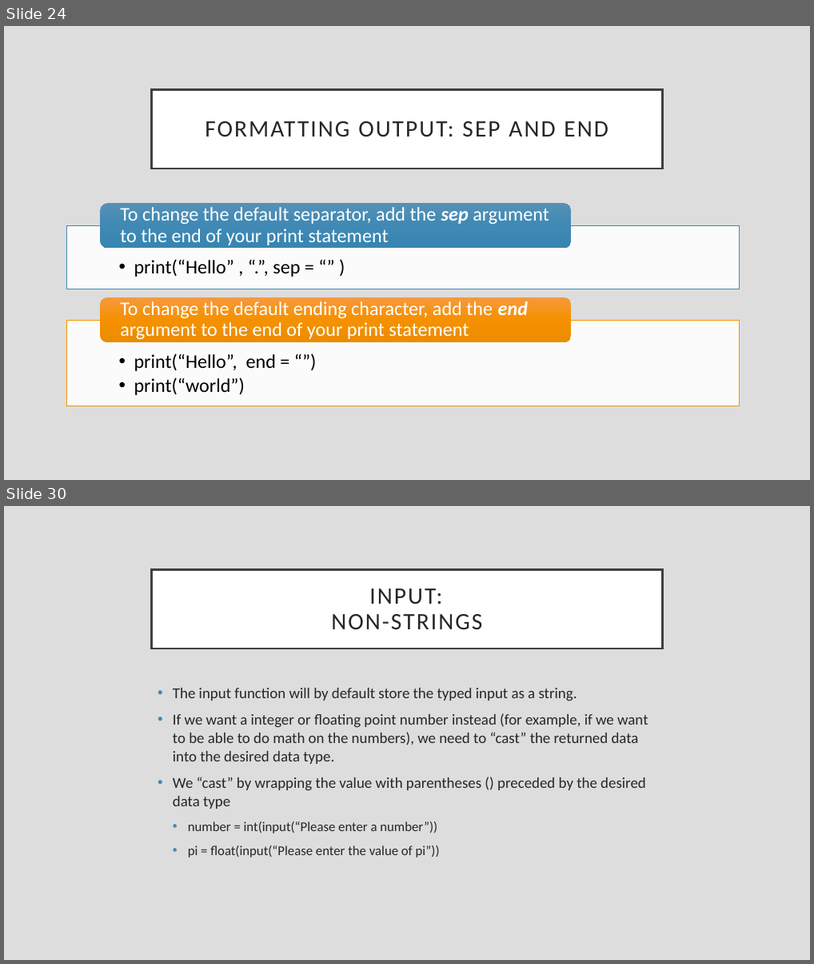
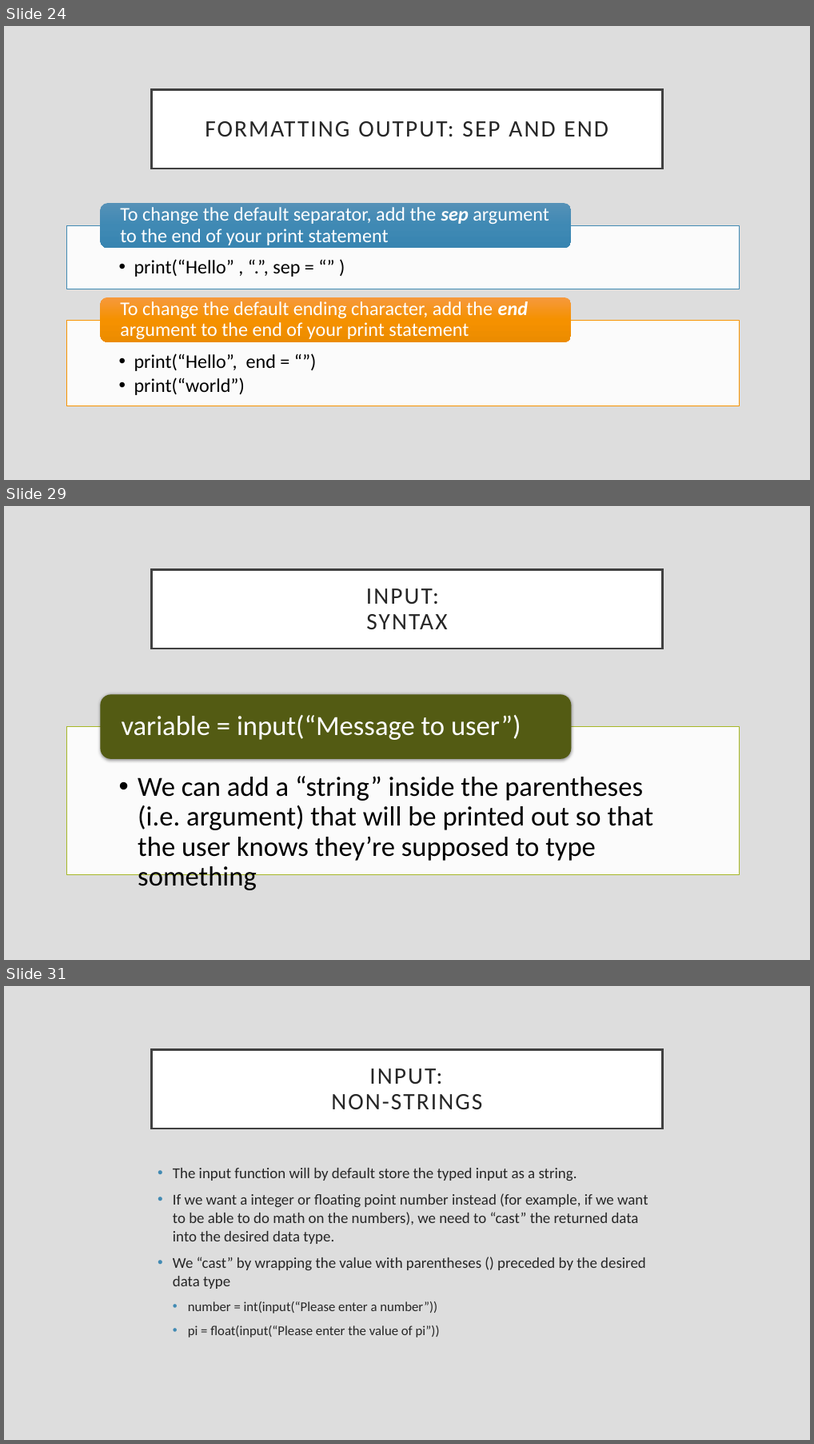
Before and after one commit to rsera/Junior-Knights, a slide deck: Python Day 1 IO.pptx. Shown one above the other, each under a label of ours: slides 24 and 30 before the commit, slides 24, 29 and 31 after it; the slides between them are not shown. The pictures are 814x964 and 814x1444 pixels, drawn with LibreOffice and Linux fonts; fonts in the diff are those of the drawing. Boxes give left, top, right and bottom in pixels: in the first picture for what was removed or moved away, otherwise in the second. Text is boxed around its words. In the diff, an @@ line names an element or a change of style, - is before the commit and + after.

Commit message:
Update Python Day 1 IO.pptx
finished input

```diff
--- a/Python Day 1 IO.pptx
+++ b/Python Day 1 IO.pptx
@@ slide 29 added at (4,506,810,960), background #DDDDDD @@
@@ title added at (152,569,662,648), fill #FFFFFF, outline #404040 2.5 pt, 28 pt, text #262626 @@
+INPUT:
+SYNTAX
@@ group added at (67,694,740,890): 2 texts, 1 rectangle, 1 rounded rectangle @@
+  • We can add a “string” inside the parentheses (i.e. argument) that will be printed out so that the user knows they’re supposed to type something
+variable = input(“Message to user”)
@@ what was slide 30 is now slide 31 @@
```
Also in this commit, not shown: 5 slides changed.
